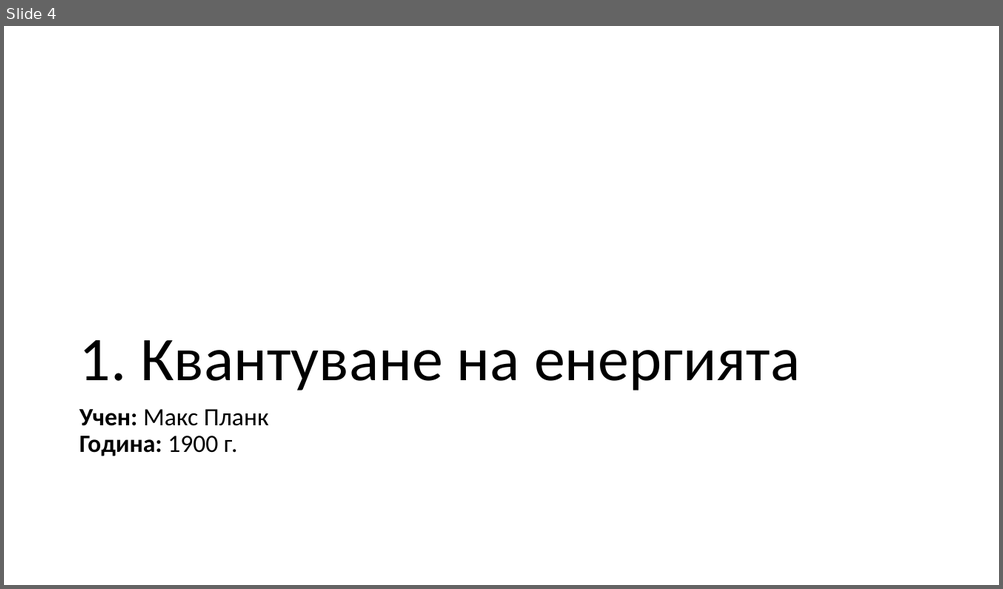
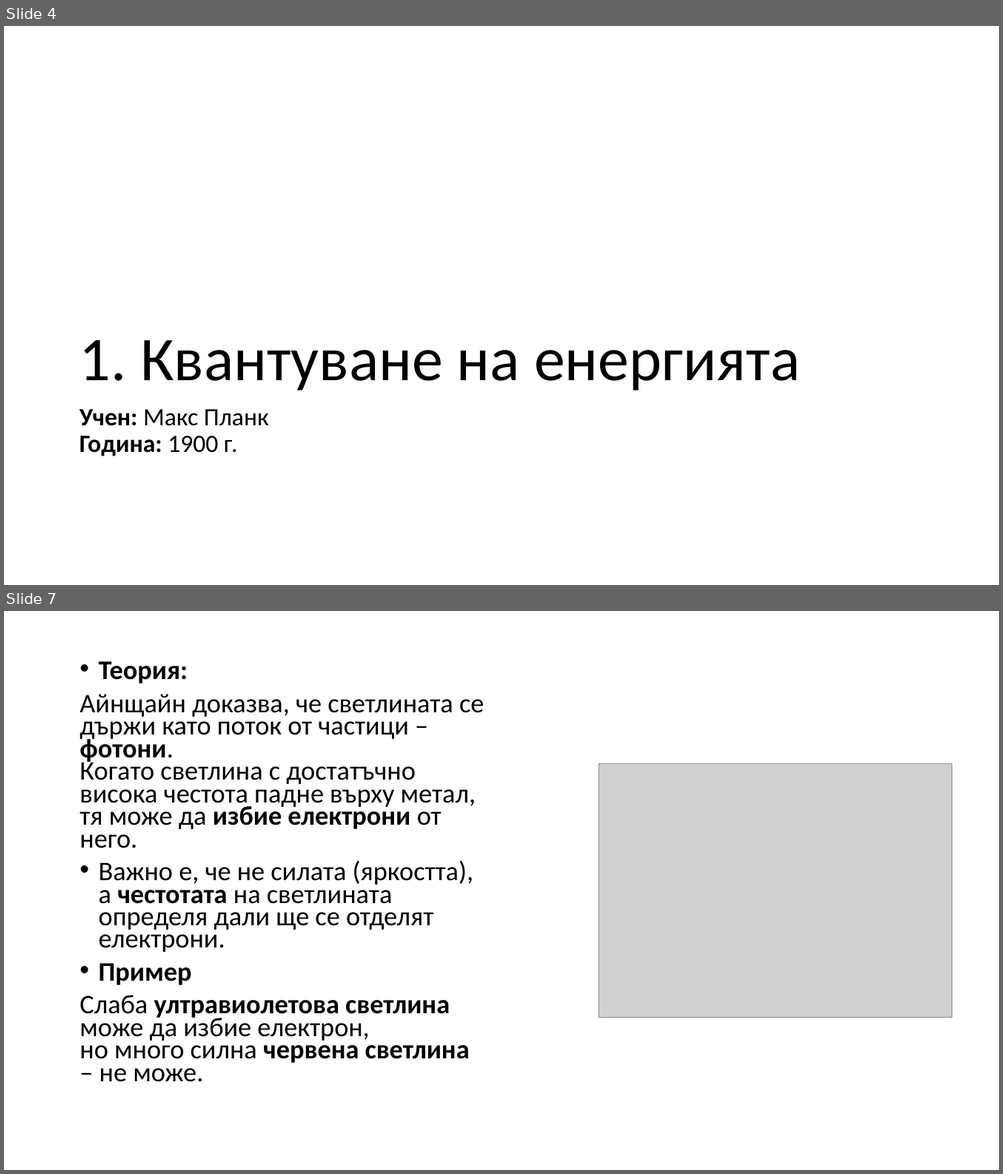
Before and after one commit to LAB5fire/PPQM, a slide deck: kvantova vizika.pptx. Shown one above the other, each under a label of ours: slide 4 before the commit, slides 4 and 7 after it; the slides between them are not shown. The pictures are 1003x589 and 1003x1174 pixels, drawn with LibreOffice and Linux fonts; fonts in the diff are those of the drawing; grey boxes stand for pictures. Boxes give left, top, right and bottom in pixels: in the first picture for what was removed or moved away, otherwise in the second. Text is boxed around its words. In the diff, an @@ line names an element or a change of style, - is before the commit and + after.

```diff
--- a/kvantova vizika.pptx
+++ b/kvantova vizika.pptx
@@ slide 7 added at (x1=4, y1=611, x2=999, y2=1170), background #FFFFFF @@
@@ text added at (x1=79, y1=661, x2=484, y2=1082), 25.9 pt, text #000000 @@
+• Теория:
+Айнщайн доказва, че светлината се държи като поток от частици – фотони.
+Когато светлина с достатъчно висока честота падне върху метал, тя може да избие електрони от него.
+• Важно е, че не силата (яркостта), а честотата на светлината определя дали ще се отделят електрони.
+• Пример
+Слаба ултравиолетова светлина може да избие електрон,
+но много силна червена светлина – не може.
@@ picture added at (x1=599, y1=764, x2=951, y2=1017) @@
```
Also in this commit, not shown: 1 slide changed, 3 other slides added.
